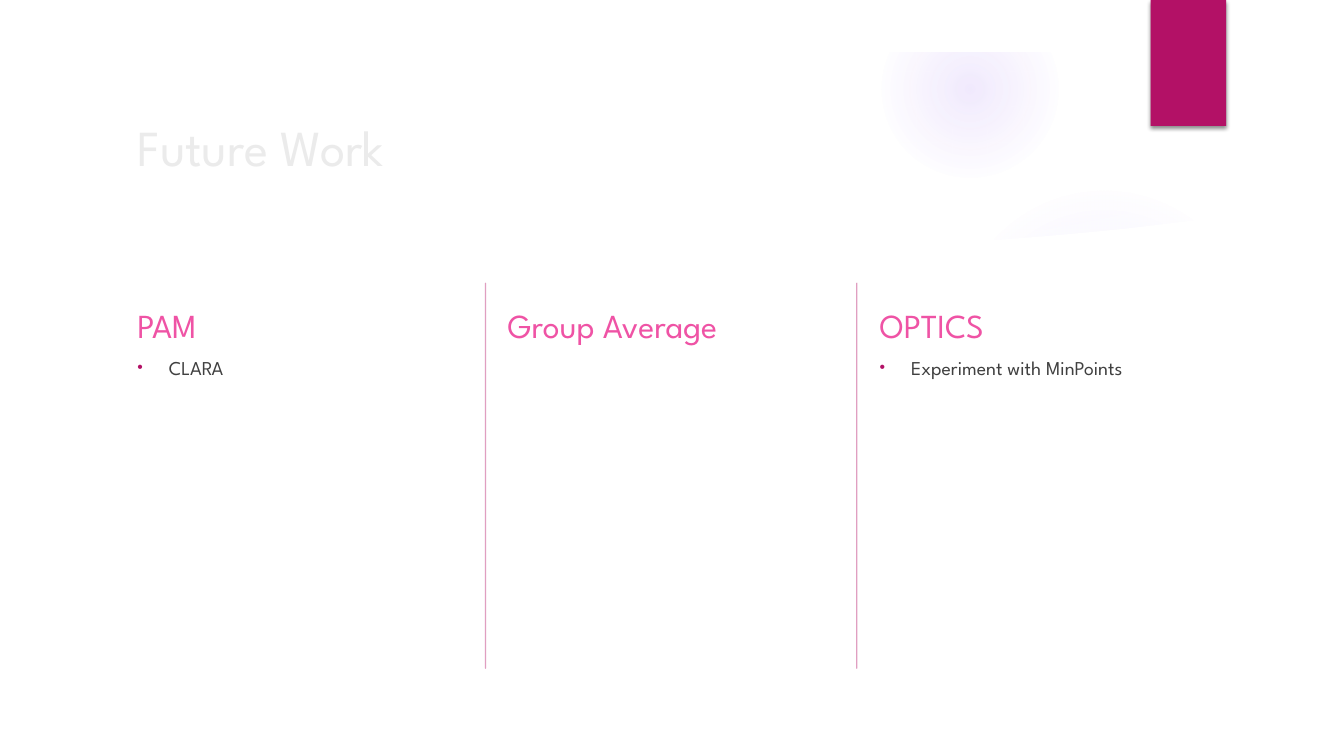
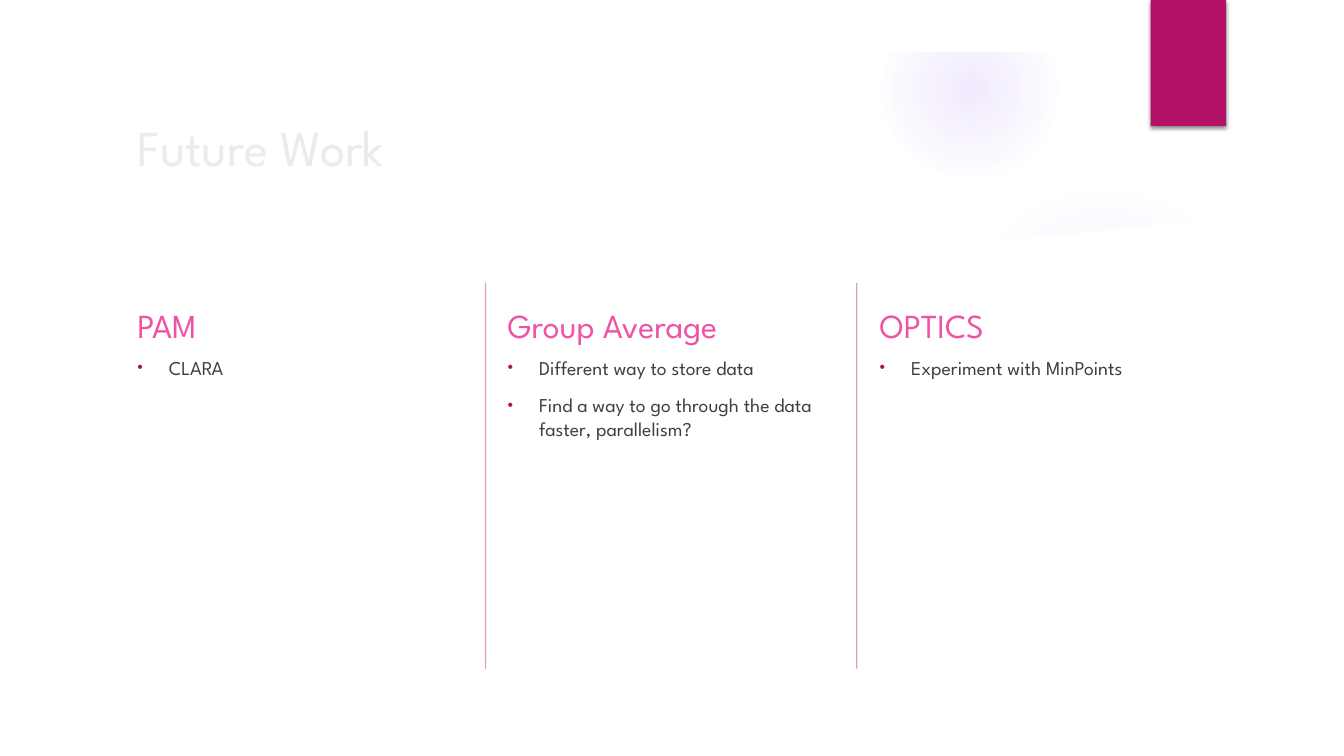
Before and after one commit to Austhyma/DataMining_Project, a slide deck: slide 29 of FinalPresentation.pptx (slide 27 before the commit). Drawn at 1344x756 pixels with LibreOffice and Linux fonts; fonts in the diff are those of the drawing; background and template pictures are left out. Boxes give left, top, right and bottom in pixels: in the first picture for what was removed or moved away, otherwise in the second. Text is boxed around its words. In the diff, an @@ line names an element or a change of style, - is before the commit and + after.

Commit message:
Final Presentation Update

```diff
--- a/FinalPresentation.pptx
+++ b/FinalPresentation.pptx
@@ text added at <box>539,361,811,440</box>, 14 pt, text #404040 @@
+• Different way to store data
+• Find a way to go through the data faster, parallelism?
```
Also in this commit, not shown: 2 slides added.
